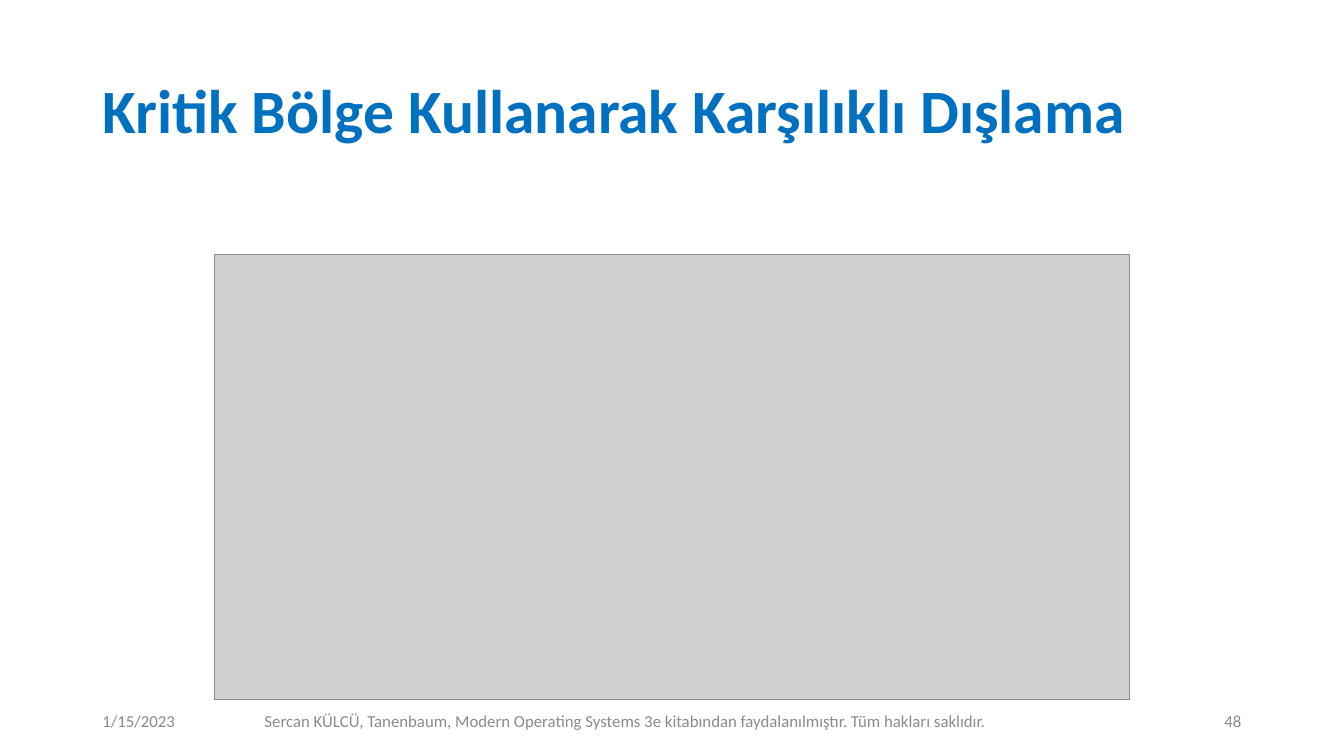
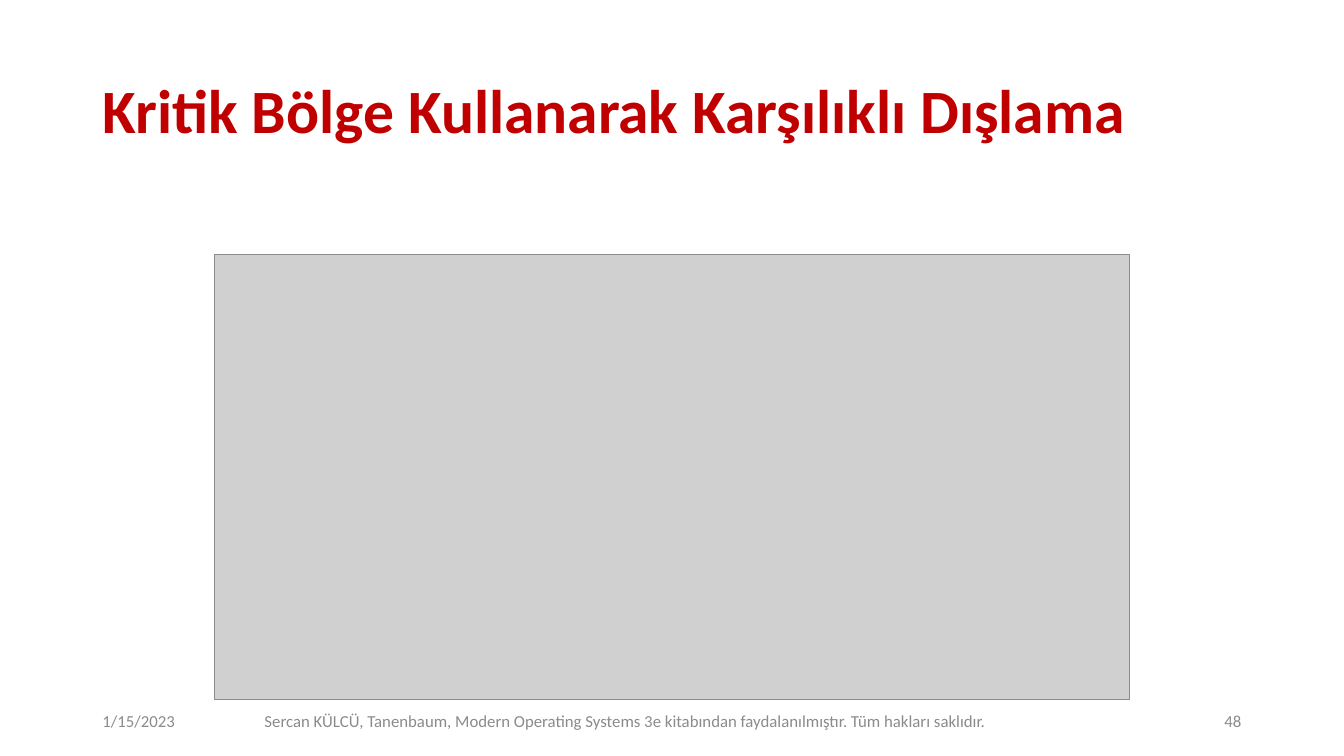
Before and after one commit to sercankulcu/sercankulcu.github.io, a slide deck: slide 48 of files/os/2_Bolum_2_Surecler.pptx. Drawn at 1344x756 pixels with LibreOffice and Linux fonts; fonts in the diff are those of the drawing; grey boxes stand for pictures. Boxes give left, top, right and bottom in pixels: in the first picture for what was removed or moved away, otherwise in the second. Text is boxed around its words. In the diff, an @@ line names an element or a change of style, - is before the commit and + after.

```diff
--- a/files/os/2_Bolum_2_Surecler.pptx
+++ b/files/os/2_Bolum_2_Surecler.pptx
@@ title "Kritik Bölge Kullanarak Karşılıklı Dışlama" at [102,89,1124,144]: text colour #0070C0 to #C00000 @@
```
Also in this commit, not shown: 107 other slides changed, 5 other files.
